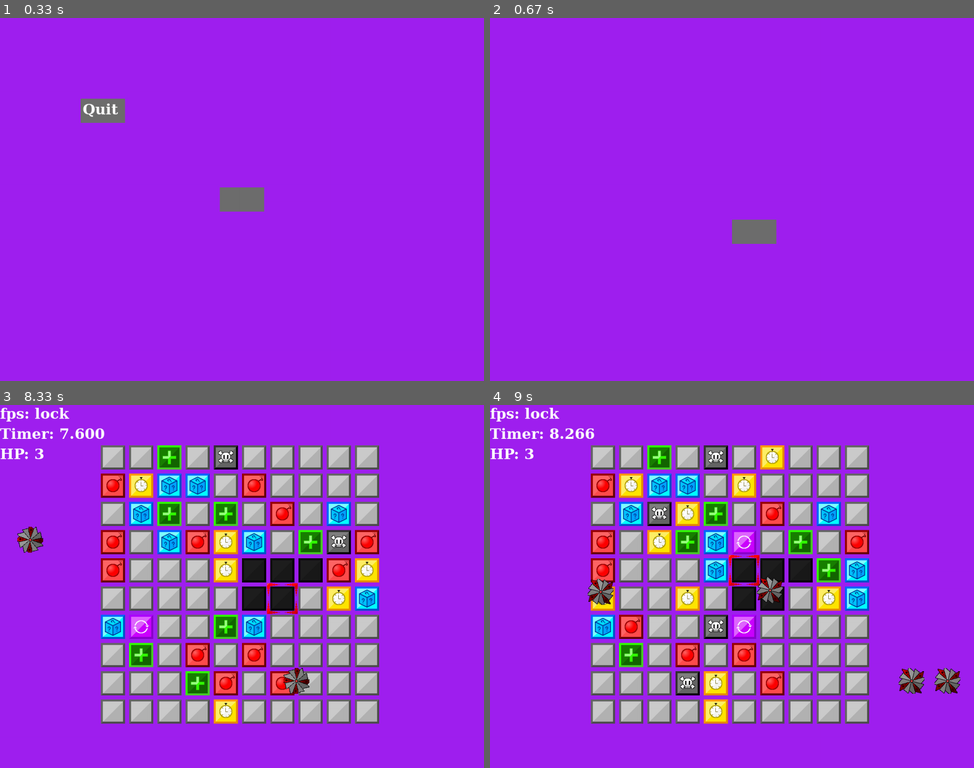
Above: before the commit, frames 1-4 (two rows, left to right).
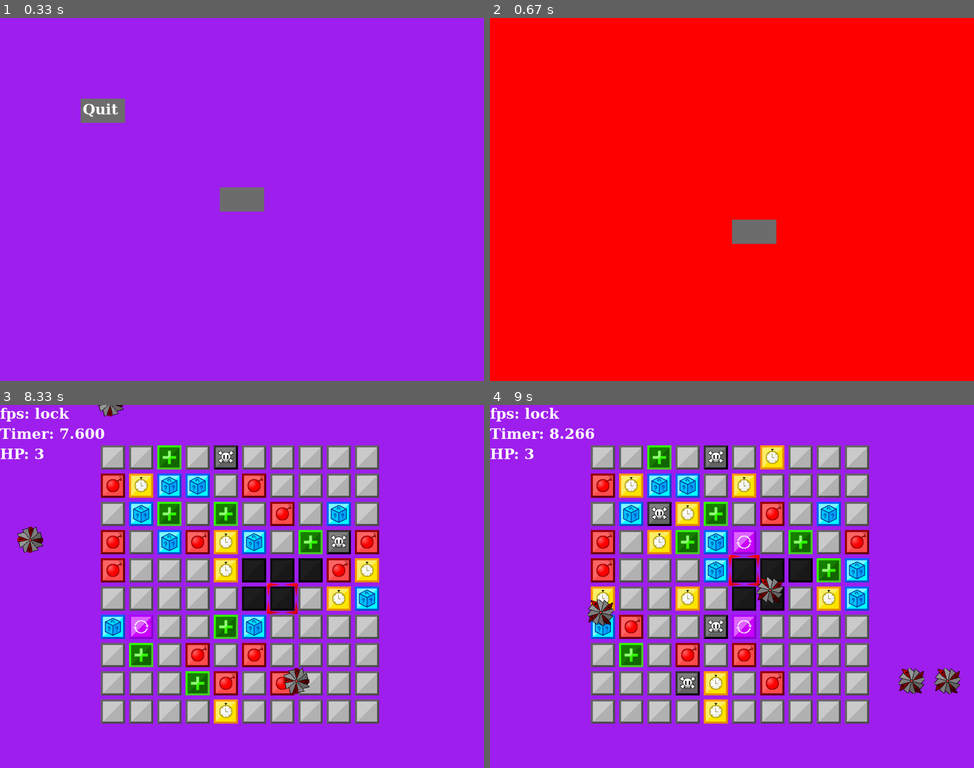
Above: after the commit, the same moments.

Repository: GitHubBoi415/Pygame-game
Game: pygame game, started from test.py
Same seed, same stepped clock (60 frames per second), same inputs: the game is played once before the commit and once after it.
Inputs (mouse positions are in pixels of both pictures, inside the frame that each line leads up to):
- Up to frame 1 (0.33 s): no input
- Up to frame 2 (0.67 s): click (732, 199) at 0.38 s
- Up to frame 3 (8.33 s): click (266, 619) at 0.72 s; tap Space at 1.17, 1.57, 1.87, 2.07, 2.4, 2.7, 2.9, 3.2, 3.47, 3.8, 4.1, 4.23, 4.63, 4.93, 5.3, 5.7, 6, 6.2, 6.5, 6.7, 7.03, 7.33, 7.53, 7.83, 8.1 s; hold D 1.5-1.97 s; move the mouse to (125, 590) at 1.53 s; hold W 2-2.3 s; move the mouse to (91, 532) at 2.03 s; hold D 2.33-2.8 s; move the mouse to (314, 459) at 2.37 s; hold A 2.83-3.37 s; move the mouse to (300, 619) at 2.87 s; hold S 3.4-3.7 s; move the mouse to (251, 463) at 3.43 s; hold A 3.73-4.13 s; move the mouse to (67, 575) at 3.77 s; hold W 4.17-4.53 s; move the mouse to (246, 622) at 4.2 s; hold D 4.57-5.2 s; move the mouse to (227, 524) at 4.6 s; hold S 5.23-5.6 s; move the mouse to (367, 644) at 5.27 s; hold A 5.63-6.1 s; move the mouse to (164, 466) at 5.67 s; hold D 6.13-6.6 s; move the mouse to (367, 553) at 6.17 s; hold W 6.63-6.93 s; move the mouse to (58, 506) at 6.67 s; hold D 6.97-7.43 s; move the mouse to (416, 557) at 7 s; hold A 7.47-8 s; move the mouse to (343, 521) at 7.5 s; hold S from 8.03 s (still down); move the mouse to (411, 655) at 8.07 s
- Up to frame 4 (9 s): release S at 8.33 s; hold A 8.37-8.77 s; move the mouse to (586, 463) at 8.4 s; tap Space at 8.43, 8.73, 8.87 s; hold W from 8.8 s (still down); move the mouse to (751, 571) at 8.83 s

Frame 1 is identical in both runs. In frame 2, 99% of the frame differs, in the area x 0-100%, y 0-100%; in frame 3, 0.1%; in frame 4, 0.6%.

Commit message:
low budget (actually no budget at all) "tutorial" screen added (there is no tutorial it's just a red screen)

Diff:
--- a/test.py
+++ b/test.py
@@ -263,6 +263,7 @@
 disabled_img = pygame.image.load(imagepath + '\Disabled.png')
 reset_img = pygame.image.load(imagepath + '\Reset.png')
 sawblade_img = pygame.image.load(imagepath + '\Sawblade.png')
+intro_tutorial_screen = pygame.image.load(imagepath + '\Intro Tutorial Screen.png')
 # start_img = pygame.image.load(resource_path('start_btn.png')).convert_alpha()
 
 player_pos = pygame.Vector2((screen.get_width()/2) - 8, (screen.get_height()/2) - 8)
@@ -324,6 +325,7 @@
             pygame.draw.rect(screen,(110,110,110),button_2)
         screen.blit(surf,(button.x+5, button.y+5))
     if SC("Tutorial"):
+        screen.blit(intro_tutorial_screen,(0,0))
         if button_hovered_over(button_3):
             pygame.draw.rect(screen,(180,180,180),button_3)
         else:
@@ -368,16 +370,16 @@
         sawbladeL_x -= sawblade_speed + 2
         sawbladeU_y -= sawblade_speed + 3
         sawbladeD_y += sawblade_speed + 4
-        if (coordinates_touching(player_pos.x,player_pos.y,sawbladeR_x,sawbladeR_y,50)):
+        if (coordinates_touching(player_pos.x,player_pos.y,sawbladeR_x,sawbladeR_y,130)):
             player_health -= 1
             sawbladeR_x = 1300
-        if (coordinates_touching(player_pos.x,player_pos.y,sawbladeL_x,sawbladeL_y,50)):
+        if (coordinates_touching(player_pos.x,player_pos.y,sawbladeL_x,sawbladeL_y,130)):
             player_health -= 1
             sawbladeL_x = -100
-        if (coordinates_touching(player_pos.x,player_pos.y,sawbladeU_x,sawbladeU_y,50)):
+        if (coordinates_touching(player_pos.x,player_pos.y,sawbladeU_x,sawbladeU_y,130)):
             player_health -= 1
             sawbladeU_y = -100
-        if (coordinates_touching(player_pos.x,player_pos.y,sawbladeD_x,sawbladeD_y,50)):
+        if (coordinates_touching(player_pos.x,player_pos.y,sawbladeD_x,sawbladeD_y,130)):
             player_health -= 1
             sawbladeD_y = 1000
         screen.blit(rot_center(sawblade_img, float(seconds_elapsed) * 1000),(sawbladeR_x,sawbladeR_y))
Binary file added: images/Intro Tutorial Screen.png
